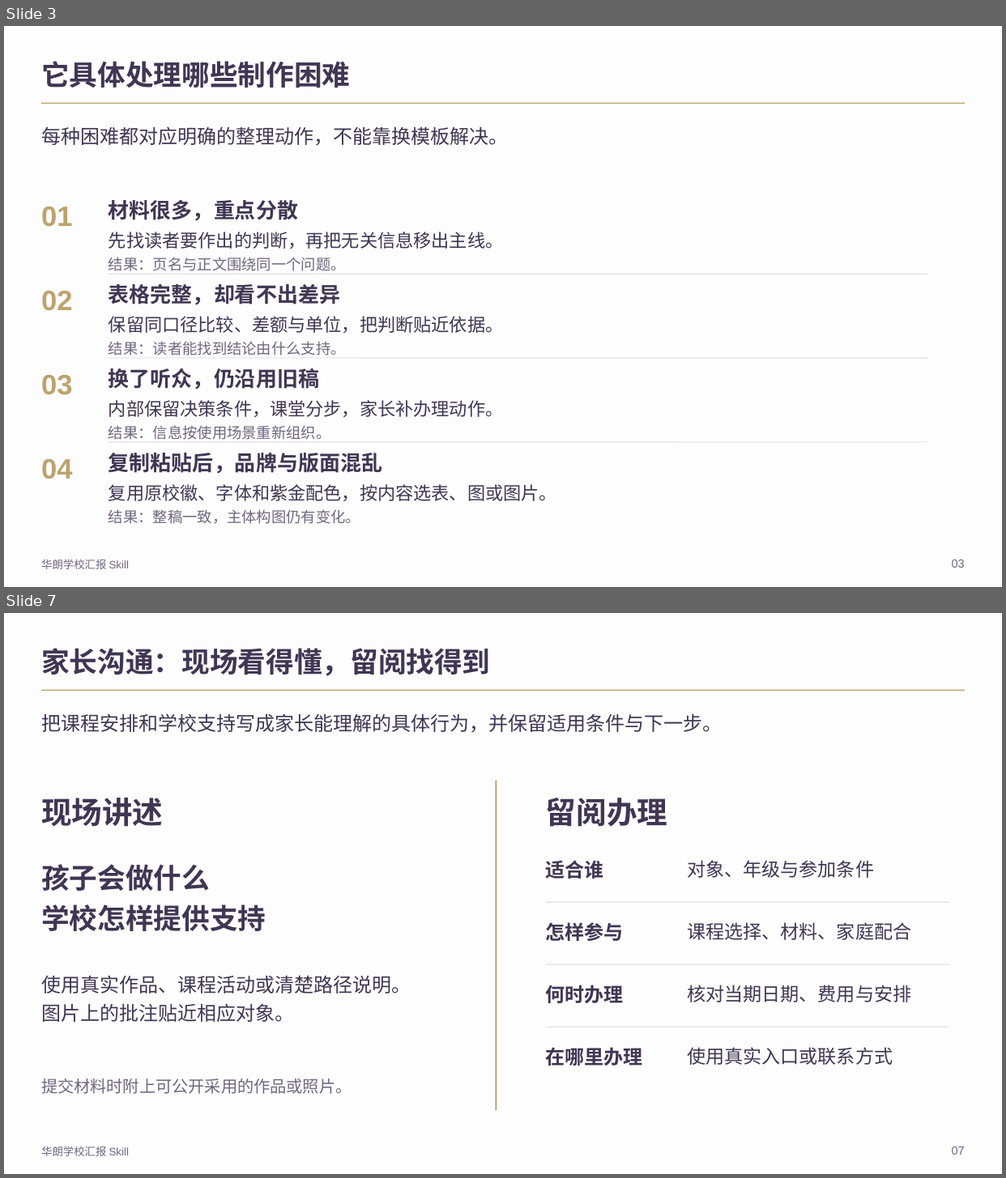
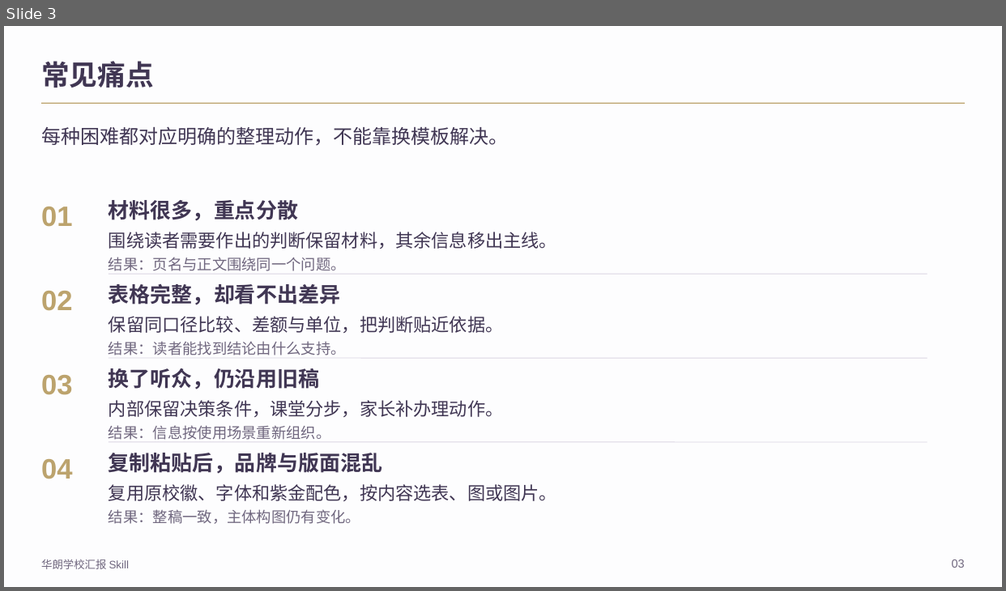
Before and after one commit to 2503668375-boop/hualang-ppt-skill, a slide deck: demo/hualang-skill-introduction.pptx. Shown one above the other, each under a label of ours: slides 3 and 7 before the commit, slide 3 after it; the slides between them are not shown. The pictures are 1006x1178 and 1006x591 pixels, drawn with LibreOffice and Linux fonts; fonts in the diff are those of the drawing; background and template pictures are left out. Boxes give left, top, right and bottom in pixels: in the first picture for what was removed or moved away, otherwise in the second. Text is boxed around its words. In the diff, an @@ line names an element or a change of style, - is before the commit and + after.

```diff
--- a/demo/hualang-skill-introduction.pptx
+++ b/demo/hualang-skill-introduction.pptx
@@ slide 7 removed at box(4, 613, 1002, 1174), background #FDFDFE; not listed: 1 template element that a slide beside it also shows @@
@@ text removed at box(41, 648, 490, 676) @@
-家长沟通：现场看得懂，留阅找得到
@@ text removed at box(41, 713, 722, 732) @@
-把课程安排和学校支持写成家长能理解的具体行为，并保留适用条件与下一步。
@@ line removed from (496, 781) to (496, 1111) @@
@@ text removed at box(41, 798, 163, 827) @@
-现场讲述
@@ text removed at box(546, 798, 667, 827) @@
-留阅办理
@@ text removed at box(41, 864, 266, 931) @@
-孩子会做什么
-学校怎样提供支持
@@ text removed at box(546, 860, 604, 879) @@
-适合谁
@@ text removed at box(687, 860, 874, 878) @@
-对象、年级与参加条件
@@ line removed from (546, 902) to (950, 902) @@
@@ text removed at box(546, 922, 624, 941) @@
-怎样参与
@@ text removed at box(687, 922, 911, 940) @@
-课程选择、材料、家庭配合
@@ text removed at box(41, 976, 411, 1022) @@
-使用真实作品、课程活动或清楚路径说明。
-图片上的批注贴近相应对象。
@@ line removed from (546, 965) to (950, 965) @@
@@ text removed at box(546, 985, 624, 1003) @@
-何时办理
@@ text removed at box(687, 985, 911, 1003) @@
-核对当期日期、费用与安排
@@ line removed from (546, 1027) to (950, 1027) @@
@@ text removed at box(546, 1047, 643, 1066) @@
-在哪里办理
@@ text removed at box(687, 1047, 893, 1065) @@
-使用真实入口或联系方式
@@ text removed at box(41, 1079, 351, 1094) @@
-提交材料时附上可公开采用的作品或照片。
@@ text removed at box(41, 1147, 130, 1157) @@
-华朗学校汇报 Skill
@@ text removed at box(952, 1147, 965, 1155) @@
-07
@@ slide 3 changed as well @@
@@ text at box(41, 61, 154, 88): text changed @@
-它具体处理哪些制作困难
+常见痛点
@@ text at box(108, 232, 557, 249): text changed @@
-先找读者要作出的判断，再把无关信息移出主线。
+围绕读者需要作出的判断保留材料，其余信息移出主线。
```
Also in this commit, not shown: 7 other slides changed, 5 slides added, 4 other slides removed, 26 other files.
